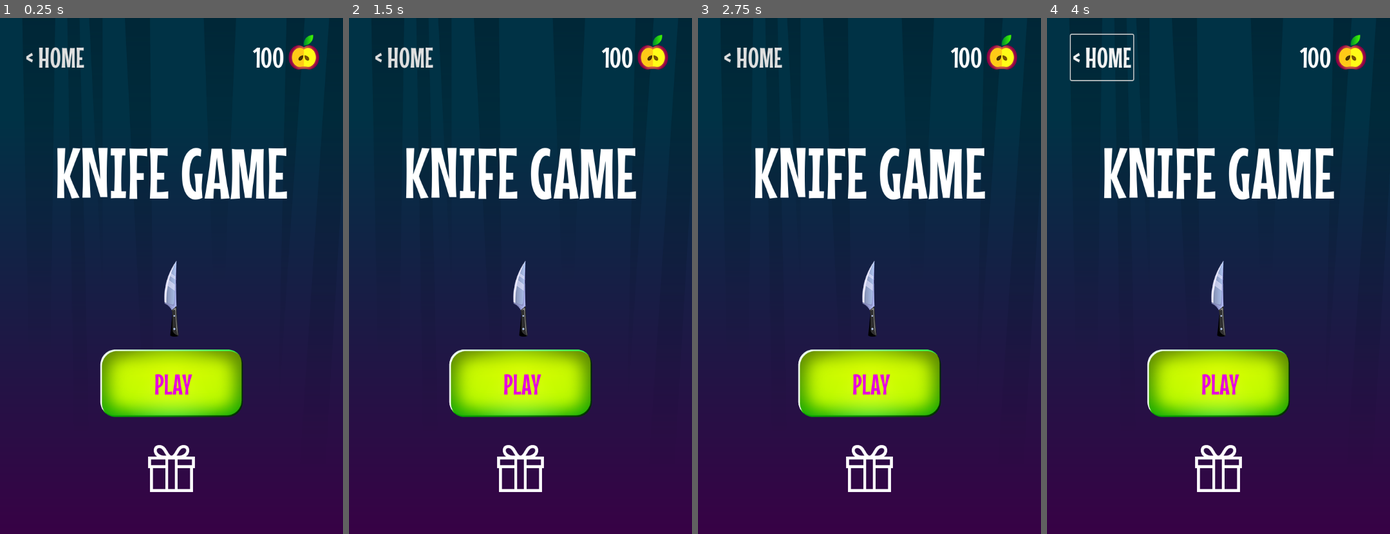
Above: before the commit, frames 1-4 (left to right).
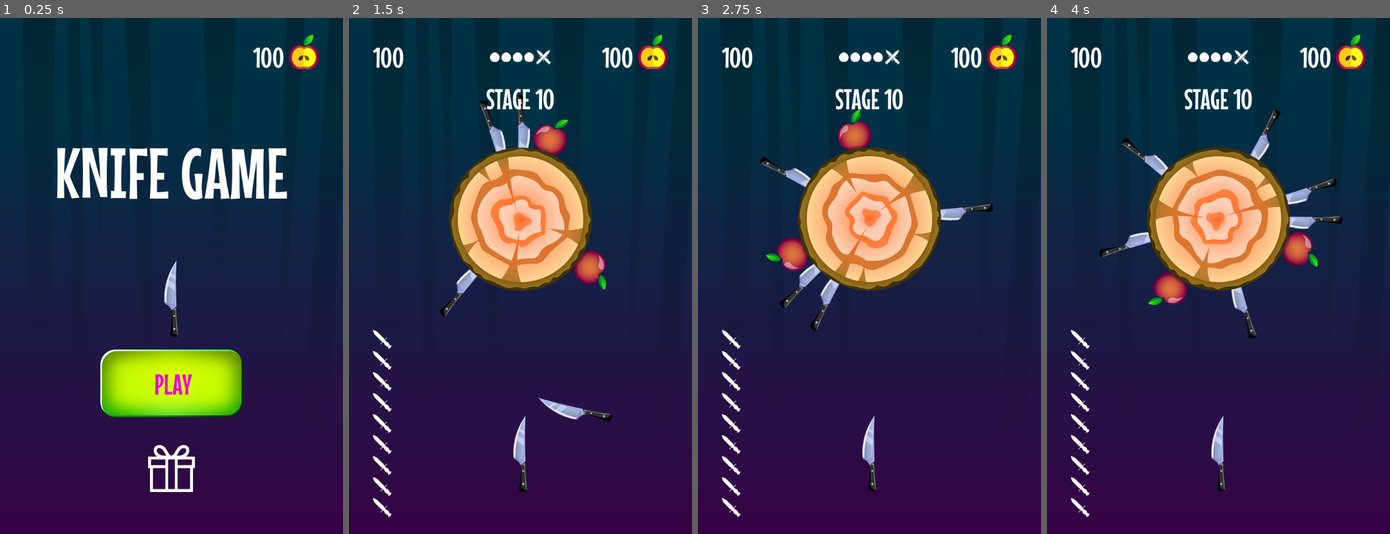
Above: after the commit, the same moments.

Repository: Alex-Grigorovich/Knife-Game
Game: Godot game, scene res://scenes/start screen/start_screen.tscn
Two runs of this game, one before a commit and one after it. Both use one fixed random seed, a clock stepped at 60 frames per second and the inputs below. Before the commit the project has no main scene; this scene is started directly in both runs.
Inputs (mouse positions are in pixels of both pictures, inside the frame that each line leads up to):
- Up to frame 1 (0.25 s): no input
- Up to frame 2 (1.5 s): click "< HOME" (after the commit: "PLAY") at 0.5 s; click (520, 384) at 1.25 s, where only the run before the commit has a clickable "PLAY"
- Up to frame 3 (2.75 s): click (869, 384) at 2 s, where only the run before the commit has a clickable "PLAY"
- Up to frame 4 (4 s): click (1218, 466) at 2.77 s; click (1101, 59) at 3.5 s, where only the run before the commit has a clickable "< HOME"

The runs differ from the first frame. In frame 1, 0.4% of the frame differs, in the area x 7-25%, y 5-10%; in frame 2, 21%; in frame 3, 21%; in frame 4, 22%, in the area x 6-87%, y 3-97%.

Commit message:
Adaptive HUD
Adaptive HUD

Diff:
--- /dev/null
+++ b/core/events.gd
@@ -0,0 +1,7 @@
+extends Node
+
+enum LOCATIONS  {
+	START, GAME, SHOP
+}
+
+signal location_changed(location: LOCATIONS)
--- a/core/globals.gd
+++ b/core/globals.gd
@@ -1,7 +1,18 @@
 extends Node
+
+const location_to_scene = {
+	Events.LOCATIONS.GAME: preload("res://scenes/game.tscn"),
+	Events.LOCATIONS.START: preload("res://scenes/start screen/start_screen.tscn"),
+	Events.LOCATIONS.SHOP: preload("res://scenes/scene shop/knife_shop.tscn")
+}
 
 var rng := RandomNumberGenerator.new()
 
 func _ready():
 	rng.randomize()
 	print_debug(rng.seed)
+
+	Events.location_changed.connect(handle_location_change)
+
+func handle_location_change(location: Events.LOCATIONS):
+	get_tree().change_scene_to_packed(location_to_scene.get(location))
--- /dev/null
+++ b/elements/ui/hud/hud.gd
@@ -0,0 +1,37 @@
+extends CanvasLayer
+
+@onready var knives_counter := %KnivesCounter
+@onready var home_button := %HomeButton
+@onready var points_label := %PointsLabel
+@onready var stage_counter := %StageCounter
+@onready var apples_counter := %ApplesCounter
+@onready var stage_label := %StageLabel
+
+
+func _ready():
+	Events.location_changed.connect(update_hud_location)
+	update_hud_location(Events.LOCATIONS.START)
+
+func _on_home_button_pressed():
+	Events.location_changed.emit(Events.LOCATIONS.START)
+
+func update_hud_location (location: Events.LOCATIONS):
+	match location:
+		Events.LOCATIONS.START:
+			knives_counter.hide()
+			home_button.hide()
+			points_label.hide()
+			stage_label.hide()
+			stage_counter.hide()
+		Events.LOCATIONS.GAME:
+			knives_counter.show()
+			home_button.hide()
+			points_label.show()
+			stage_label.show()
+			stage_counter.show()
+		Events.LOCATIONS.SHOP:
+			knives_counter.hide()
+			home_button.show()
+			points_label.hide()
+			stage_label.hide()
+			stage_counter.hide()
--- a/elements/ui/hud/hud.tscn
+++ b/elements/ui/hud/hud.tscn
@@ -1,6 +1,7 @@
-[gd_scene load_steps=7 format=3 uid="uid://ck6k3ajbm322f"]
+[gd_scene load_steps=8 format=3 uid="uid://ck6k3ajbm322f"]
 
 [ext_resource type="Texture2D" uid="uid://cxc0eg6ywmqi5" path="res://assets/background.png" id="1_lonb7"]
+[ext_resource type="Script" path="res://elements/ui/hud/hud.gd" id="1_v203r"]
 [ext_resource type="Theme" uid="uid://coddn0pcj11gc" path="res://styles/main.themes.tres" id="2_vfe1n"]
 [ext_resource type="Texture2D" uid="uid://c8avdj5qs1klg" path="res://assets/circle_1.png" id="3_wig0s"]
 [ext_resource type="Texture2D" uid="uid://fj11q3al6t66" path="res://assets/boss_ico.png" id="4_c1tst"]
@@ -9,6 +10,7 @@
 
 [node name="HUD" type="CanvasLayer"]
 layer = 5
+script = ExtResource("1_v203r")
 
 [node name="CanvasLayer" type="CanvasLayer" parent="."]
 layer = -6
@@ -40,69 +42,72 @@
 [node name="HBoxContainer" type="HBoxContainer" parent="MarginContainer/VBoxContainer"]
 layout_mode = 2
 
-[node name="Button" type="Button" parent="MarginContainer/VBoxContainer/HBoxContainer"]
+[node name="HomeButton" type="Button" parent="MarginContainer/VBoxContainer/HBoxContainer"]
+unique_name_in_owner = true
 layout_mode = 2
 theme = ExtResource("2_vfe1n")
 text = "< HOME"
 flat = true
 
-[node name="Label" type="Label" parent="MarginContainer/VBoxContainer/HBoxContainer"]
+[node name="PointsLabel" type="Label" parent="MarginContainer/VBoxContainer/HBoxContainer"]
+unique_name_in_owner = true
 visible = false
 layout_mode = 2
 size_flags_horizontal = 3
 theme = ExtResource("2_vfe1n")
 text = "100"
 
-[node name="HBoxContainer" type="HBoxContainer" parent="MarginContainer/VBoxContainer/HBoxContainer"]
-visible = false
+[node name="StageCounter" type="HBoxContainer" parent="MarginContainer/VBoxContainer/HBoxContainer"]
+unique_name_in_owner = true
 layout_mode = 2
 size_flags_horizontal = 3
 alignment = 1
 
-[node name="TextureRect" type="TextureRect" parent="MarginContainer/VBoxContainer/HBoxContainer/HBoxContainer"]
+[node name="TextureRect" type="TextureRect" parent="MarginContainer/VBoxContainer/HBoxContainer/StageCounter"]
 layout_mode = 2
 texture = ExtResource("3_wig0s")
 stretch_mode = 5
 
-[node name="TextureRect2" type="TextureRect" parent="MarginContainer/VBoxContainer/HBoxContainer/HBoxContainer"]
+[node name="TextureRect2" type="TextureRect" parent="MarginContainer/VBoxContainer/HBoxContainer/StageCounter"]
 layout_mode = 2
 texture = ExtResource("3_wig0s")
 stretch_mode = 5
 
-[node name="TextureRect3" type="TextureRect" parent="MarginContainer/VBoxContainer/HBoxContainer/HBoxContainer"]
+[node name="TextureRect3" type="TextureRect" parent="MarginContainer/VBoxContainer/HBoxContainer/StageCounter"]
 layout_mode = 2
 texture = ExtResource("3_wig0s")
 stretch_mode = 5
 
-[node name="TextureRect4" type="TextureRect" parent="MarginContainer/VBoxContainer/HBoxContainer/HBoxContainer"]
+[node name="TextureRect4" type="TextureRect" parent="MarginContainer/VBoxContainer/HBoxContainer/StageCounter"]
 layout_mode = 2
 texture = ExtResource("3_wig0s")
 stretch_mode = 5
 
-[node name="TextureRect5" type="TextureRect" parent="MarginContainer/VBoxContainer/HBoxContainer/HBoxContainer"]
+[node name="TextureRect5" type="TextureRect" parent="MarginContainer/VBoxContainer/HBoxContainer/StageCounter"]
 layout_mode = 2
 texture = ExtResource("4_c1tst")
 stretch_mode = 5
 
-[node name="HBoxContainer2" type="HBoxContainer" parent="MarginContainer/VBoxContainer/HBoxContainer"]
+[node name="ApplesCounter" type="HBoxContainer" parent="MarginContainer/VBoxContainer/HBoxContainer"]
+unique_name_in_owner = true
 layout_mode = 2
 size_flags_horizontal = 3
 theme_override_constants/separation = 10
 alignment = 2
 
-[node name="Label" type="Label" parent="MarginContainer/VBoxContainer/HBoxContainer/HBoxContainer2"]
+[node name="Label" type="Label" parent="MarginContainer/VBoxContainer/HBoxContainer/ApplesCounter"]
 layout_mode = 2
 theme = ExtResource("2_vfe1n")
 text = "100"
 
-[node name="TextureRect" type="TextureRect" parent="MarginContainer/VBoxContainer/HBoxContainer/HBoxContainer2"]
+[node name="TextureRect" type="TextureRect" parent="MarginContainer/VBoxContainer/HBoxContainer/ApplesCounter"]
 custom_minimum_size = Vector2(0, 95)
 layout_mode = 2
 texture = ExtResource("5_i4swq")
 stretch_mode = 4
 
-[node name="Label" type="Label" parent="MarginContainer/VBoxContainer"]
-visible = false
+[node name="StageLabel" type="Label" parent="MarginContainer/VBoxContainer"]
+unique_name_in_owner = true
 layout_mode = 2
 theme = ExtResource("2_vfe1n")
 text = "STAGE 10"
@@ -113,43 +118,45 @@
 size_flags_vertical = 3
 mouse_filter = 2
 
-[node name="VBoxContainer" type="VBoxContainer" parent="MarginContainer/VBoxContainer/HBoxContainer2"]
-visible = false
+[node name="KnivesCounter" type="VBoxContainer" parent="MarginContainer/VBoxContainer/HBoxContainer2"]
+unique_name_in_owner = true
 layout_mode = 2
 alignment = 2
 
-[node name="TextureRect" type="TextureRect" parent="MarginContainer/VBoxContainer/HBoxContainer2/VBoxContainer"]
+[node name="TextureRect" type="TextureRect" parent="MarginContainer/VBoxContainer/HBoxContainer2/KnivesCounter"]
 layout_mode = 2
 texture = ExtResource("6_jpky4")
 
-[node name="TextureRect2" type="TextureRect" parent="MarginContainer/VBoxContainer/HBoxContainer2/VBoxContainer"]
+[node name="TextureRect2" type="TextureRect" parent="MarginContainer/VBoxContainer/HBoxContainer2/KnivesCounter"]
 layout_mode = 2
 texture = ExtResource("6_jpky4")
 
-[node name="TextureRect3" type="TextureRect" parent="MarginContainer/VBoxContainer/HBoxContainer2/VBoxContainer"]
+[node name="TextureRect3" type="TextureRect" parent="MarginContainer/VBoxContainer/HBoxContainer2/KnivesCounter"]
 layout_mode = 2
 texture = ExtResource("6_jpky4")
 
-[node name="TextureRect4" type="TextureRect" parent="MarginContainer/VBoxContainer/HBoxContainer2/VBoxContainer"]
+[node name="TextureRect4" type="TextureRect" parent="MarginContainer/VBoxContainer/HBoxContainer2/KnivesCounter"]
 layout_mode = 2
 texture = ExtResource("6_jpky4")
 
-[node name="TextureRect5" type="TextureRect" parent="MarginContainer/VBoxContainer/HBoxContainer2/VBoxContainer"]
+[node name="TextureRect5" type="TextureRect" parent="MarginContainer/VBoxContainer/HBoxContainer2/KnivesCounter"]
 layout_mode = 2
 texture = ExtResource("6_jpky4")
 
-[node name="TextureRect6" type="TextureRect" parent="MarginContainer/VBoxContainer/HBoxContainer2/VBoxContainer"]
+[node name="TextureRect6" type="TextureRect" parent="MarginContainer/VBoxContainer/HBoxContainer2/KnivesCounter"]
 layout_mode = 2
 texture = ExtResource("6_jpky4")
 
-[node name="TextureRect7" type="TextureRect" parent="MarginContainer/VBoxContainer/HBoxContainer2/VBoxContainer"]
+[node name="TextureRect7" type="TextureRect" parent="MarginContainer/VBoxContainer/HBoxContainer2/KnivesCounter"]
 layout_mode = 2
 texture = ExtResource("6_jpky4")
 
-[node name="TextureRect8" type="TextureRect" parent="MarginContainer/VBoxContainer/HBoxContainer2/VBoxContainer"]
+[node name="TextureRect8" type="TextureRect" parent="MarginContainer/VBoxContainer/HBoxContainer2/KnivesCounter"]
 layout_mode = 2
 texture = ExtResource("6_jpky4")
 
-[node name="TextureRect9" type="TextureRect" parent="MarginContainer/VBoxContainer/HBoxContainer2/VBoxContainer"]
+[node name="TextureRect9" type="TextureRect" parent="MarginContainer/VBoxContainer/HBoxContainer2/KnivesCounter"]
 layout_mode = 2
 texture = ExtResource("6_jpky4")
+
+[connection signal="pressed" from="MarginContainer/VBoxContainer/HBoxContainer/HomeButton" to="." method="_on_home_button_pressed"]
--- a/elements/ui/restart_overlay/restart_overlay.tscn
+++ b/elements/ui/restart_overlay/restart_overlay.tscn
@@ -7,6 +7,75 @@
 [sub_resource type="StyleBoxTexture" id="StyleBoxTexture_aeatf"]
 content_margin_top = 11.0
 texture = ExtResource("1_j7w1l")
+
+[sub_resource type="Animation" id="Animation_6dopr"]
+length = 0.001
+tracks/0/type = "bezier"
+tracks/0/imported = false
+tracks/0/enabled = true
+tracks/0/path = NodePath("MarginContainer/Control/PanelContainer:position:x")
+tracks/0/interp = 1
+tracks/0/loop_wrap = true
+tracks/0/keys = {
+"handle_modes": PackedInt32Array(0),
+"points": PackedFloat32Array(50, -0.25, 0, 0.25, 0),
+"times": PackedFloat32Array(0)
+}
+tracks/1/type = "bezier"
+tracks/1/imported = false
+tracks/1/enabled = true
+tracks/1/path = NodePath("MarginContainer/Control/PanelContainer:position:y")
+tracks/1/interp = 1
+tracks/1/loop_wrap = true
+tracks/1/keys = {
+"handle_modes": PackedInt32Array(0),
+"points": PackedFloat32Array(-550, -0.25, 0, 0.25, 0),
+"times": PackedFloat32Array(0)
+}
+tracks/2/type = "bezier"
+tracks/2/imported = false
+tracks/2/enabled = true
+tracks/2/path = NodePath("TextureRect:modulate:r")
+tracks/2/interp = 1
+tracks/2/loop_wrap = true
+tracks/2/keys = {
+"handle_modes": PackedInt32Array(0),
+"points": PackedFloat32Array(1, -0.25, 0, 0.25, 0),
+"times": PackedFloat32Array(0)
+}
+tracks/3/type = "bezier"
+tracks/3/imported = false
+tracks/3/enabled = true
+tracks/3/path = NodePath("TextureRect:modulate:g")
+tracks/3/interp = 1
+tracks/3/loop_wrap = true
+tracks/3/keys = {
+"handle_modes": PackedInt32Array(0),
+"points": PackedFloat32Array(1, -0.25, 0, 0.25, 0),
+"times": PackedFloat32Array(0)
+}
+tracks/4/type = "bezier"
+tracks/4/imported = false
+tracks/4/enabled = true
+tracks/4/path = NodePath("TextureRect:modulate:b")
+tracks/4/interp = 1
+tracks/4/loop_wrap = true
+tracks/4/keys = {
+"handle_modes": PackedInt32Array(0),
+"points": PackedFloat32Array(1, -0.25, 0, 0.25, 0),
+"times": PackedFloat32Array(0)
+}
+tracks/5/type = "bezier"
+tracks/5/imported = false
+tracks/5/enabled = true
+tracks/5/path = NodePath("TextureRect:modulate:a")
+tracks/5/interp = 1
+tracks/5/loop_wrap = true
+tracks/5/keys = {
+"handle_modes": PackedInt32Array(0),
+"points": PackedFloat32Array(1, -0.25, 0, 0.25, 0),
+"times": PackedFloat32Array(0)
+}
 
 [sub_resource type="Animation" id="Animation_6lrop"]
 resource_name = "show_overlay"
@@ -78,75 +147,6 @@
 "times": PackedFloat32Array(0, 0.3)
 }
 
-[sub_resource type="Animation" id="Animation_6dopr"]
-length = 0.001
-tracks/0/type = "bezier"
-tracks/0/imported = false
-tracks/0/enabled = true
-tracks/0/path = NodePath("MarginContainer/Control/PanelContainer:position:x")
-tracks/0/interp = 1
-tracks/0/loop_wrap = true
-tracks/0/keys = {
-"handle_modes": PackedInt32Array(0),
-"points": PackedFloat32Array(50, -0.25, 0, 0.25, 0),
-"times": PackedFloat32Array(0)
-}
-tracks/1/type = "bezier"
-tracks/1/imported = false
-tracks/1/enabled = true
-tracks/1/path = NodePath("MarginContainer/Control/PanelContainer:position:y")
-tracks/1/interp = 1
-tracks/1/loop_wrap = true
-tracks/1/keys = {
-"handle_modes": PackedInt32Array(0),
-"points": PackedFloat32Array(-550, -0.25, 0, 0.25, 0),
-"times": PackedFloat32Array(0)
-}
-tracks/2/type = "bezier"
-tracks/2/imported = false
-tracks/2/enabled = true
-tracks/2/path = NodePath("TextureRect:modulate:r")
-tracks/2/interp = 1
-tracks/2/loop_wrap = true
-tracks/2/keys = {
-"handle_modes": PackedInt32Array(0),
-"points": PackedFloat32Array(1, -0.25, 0, 0.25, 0),
-"times": PackedFloat32Array(0)
-}
-tracks/3/type = "bezier"
-tracks/3/imported = false
-tracks/3/enabled = true
-tracks/3/path = NodePath("TextureRect:modulate:g")
-tracks/3/interp = 1
-tracks/3/loop_wrap = true
-tracks/3/keys = {
-"handle_modes": PackedInt32Array(0),
-"points": PackedFloat32Array(1, -0.25, 0, 0.25, 0),
-"times": PackedFloat32Array(0)
-}
-tracks/4/type = "bezier"
-tracks/4/imported = false
-tracks/4/enabled = true
-tracks/4/path = NodePath("TextureRect:modulate:b")
-tracks/4/interp = 1
-tracks/4/loop_wrap = true
-tracks/4/keys = {
-"handle_modes": PackedInt32Array(0),
-"points": PackedFloat32Array(1, -0.25, 0, 0.25, 0),
-"times": PackedFloat32Array(0)
-}
-tracks/5/type = "bezier"
-tracks/5/imported = false
-tracks/5/enabled = true
-tracks/5/path = NodePath("TextureRect:modulate:a")
-tracks/5/interp = 1
-tracks/5/loop_wrap = true
-tracks/5/keys = {
-"handle_modes": PackedInt32Array(0),
-"points": PackedFloat32Array(1, -0.25, 0, 0.25, 0),
-"times": PackedFloat32Array(0)
-}
-
 [sub_resource type="AnimationLibrary" id="AnimationLibrary_nhueh"]
 _data = {
 "RESET": SubResource("Animation_6dopr"),
@@ -184,9 +184,9 @@
 anchors_preset = 5
 anchor_left = 0.5
 anchor_right = 0.5
-offset_left = -275.0
+offset_left = 50.0
 offset_top = -550.0
-offset_right = 275.0
+offset_right = 600.0
 offset_bottom = -234.0
 grow_horizontal = 2
 theme_override_styles/panel = SubResource("StyleBoxTexture_aeatf")
--- a/project.godot
+++ b/project.godot
@@ -11,12 +11,15 @@
 [application]
 
 config/name="godot4-mobile-game-course"
+run/main_scene="res://scenes/start screen/start_screen.tscn"
 config/features=PackedStringArray("4.0", "Mobile")
 config/icon="res://assets/target5.png"
 
 [autoload]
 
+Events="*res://core/events.gd"
 Globals="*res://core/globals.gd"
+Hud="*res://elements/ui/hud/hud.tscn"
 
 [display]
 
--- a/scenes/game.tscn
+++ b/scenes/game.tscn
@@ -1,15 +1,11 @@
-[gd_scene load_steps=6 format=3 uid="uid://dkjspafqt123g"]
+[gd_scene load_steps=5 format=3 uid="uid://dkjspafqt123g"]
 
-[ext_resource type="PackedScene" uid="uid://ck6k3ajbm322f" path="res://elements/ui/hud/hud.tscn" id="1_fh6v0"]
 [ext_resource type="PackedScene" uid="uid://dqf5kbhfs0wci" path="res://elements/knife_shooter.tscn" id="1_wnnne"]
 [ext_resource type="PackedScene" uid="uid://dkr1glujhk86t" path="res://elements/Targets/target.tscn" id="2_2gxjx"]
 [ext_resource type="AudioStream" uid="uid://c741awbqkrbyr" path="res://Sounds/8-Bit-Misfits-You-Spin-Me-Round-_Like-a-Record_.wav" id="3_8mpqq"]
 [ext_resource type="PackedScene" uid="uid://og4uuk482vbv" path="res://elements/ui/restart_overlay/restart_overlay.tscn" id="5_djhnh"]
 
 [node name="Game" type="Node2D"]
-
-[node name="HUD" parent="." instance=ExtResource("1_fh6v0")]
-layer = 55
 
 [node name="KnifeShooter" parent="." instance=ExtResource("1_wnnne")]
 position = Vector2(360, 901)
@@ -27,3 +23,4 @@
 autoplay = true
 
 [node name="RestartOverlay" parent="." instance=ExtResource("5_djhnh")]
+visible = false
--- a/scenes/scene shop/knife_shop.tscn
+++ b/scenes/scene shop/knife_shop.tscn
@@ -1,6 +1,5 @@
-[gd_scene load_steps=7 format=3 uid="uid://dfu55ubvgx8s4"]
+[gd_scene load_steps=6 format=3 uid="uid://dfu55ubvgx8s4"]
 
-[ext_resource type="PackedScene" uid="uid://ck6k3ajbm322f" path="res://elements/ui/hud/hud.tscn" id="1_w7cw2"]
 [ext_resource type="StyleBox" uid="uid://ccptx0xmtwiqf" path="res://styles/green_line.stylebox" id="2_njmjp"]
 [ext_resource type="Theme" uid="uid://coddn0pcj11gc" path="res://styles/main.themes.tres" id="3_ketkq"]
 [ext_resource type="PackedScene" uid="uid://rjvcje2yfpbl" path="res://scenes/scene shop/shop_item/shop_item.tscn" id="4_3lnuv"]
@@ -14,8 +13,6 @@
 anchor_bottom = 1.0
 grow_horizontal = 2
 grow_vertical = 2
-
-[node name="HUD" parent="." instance=ExtResource("1_w7cw2")]
 
 [node name="MarginContainer2" type="MarginContainer" parent="."]
 layout_mode = 1
--- /dev/null
+++ b/scenes/start screen/start_screen.gd
@@ -0,0 +1,9 @@
+extends Control
+
+
+func _on_button_pressed():
+	Events.location_changed.emit(Events.LOCATIONS.GAME)
+
+
+func _on_texture_button_pressed():
+	Events.location_changed.emit(Events.LOCATIONS.SHOP)
--- a/scenes/start screen/start_screen.tscn
+++ b/scenes/start screen/start_screen.tscn
@@ -1,6 +1,6 @@
 [gd_scene load_steps=6 format=3 uid="uid://c7m4h2stg4nxj"]
 
-[ext_resource type="PackedScene" uid="uid://ck6k3ajbm322f" path="res://elements/ui/hud/hud.tscn" id="1_7w14s"]
+[ext_resource type="Script" path="res://scenes/start screen/start_screen.gd" id="1_85gfi"]
 [ext_resource type="Theme" uid="uid://coddn0pcj11gc" path="res://styles/main.themes.tres" id="2_rnj84"]
 [ext_resource type="Texture2D" uid="uid://cso6wdxm7tlg8" path="res://assets/knife1.png" id="3_bul2c"]
 [ext_resource type="StyleBox" uid="uid://viwilvdbx8ov" path="res://styles/button.stylebox" id="4_qvljc"]
@@ -13,8 +13,7 @@
 anchor_bottom = 1.0
 grow_horizontal = 2
 grow_vertical = 2
-
-[node name="HUD" parent="." instance=ExtResource("1_7w14s")]
+script = ExtResource("1_85gfi")
 
 [node name="MarginContainer2" type="MarginContainer" parent="."]
 layout_mode = 1
@@ -78,3 +77,6 @@
 layout_mode = 2
 texture_normal = ExtResource("5_mkf7h")
 stretch_mode = 5
+
+[connection signal="pressed" from="MarginContainer2/VBoxContainer/CenterContainer2/Button" to="." method="_on_button_pressed"]
+[connection signal="pressed" from="MarginContainer2/VBoxContainer/CenterContainer3/TextureButton" to="." method="_on_texture_button_pressed"]
